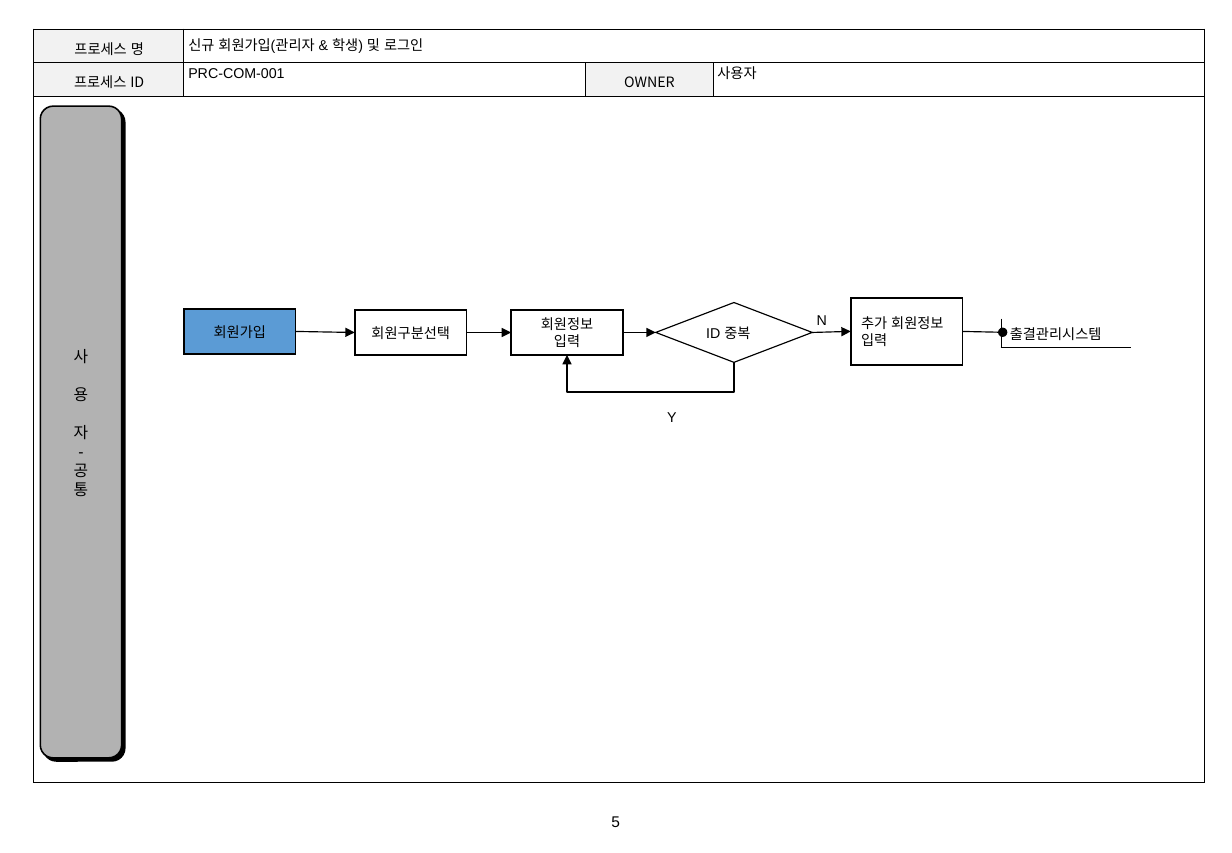
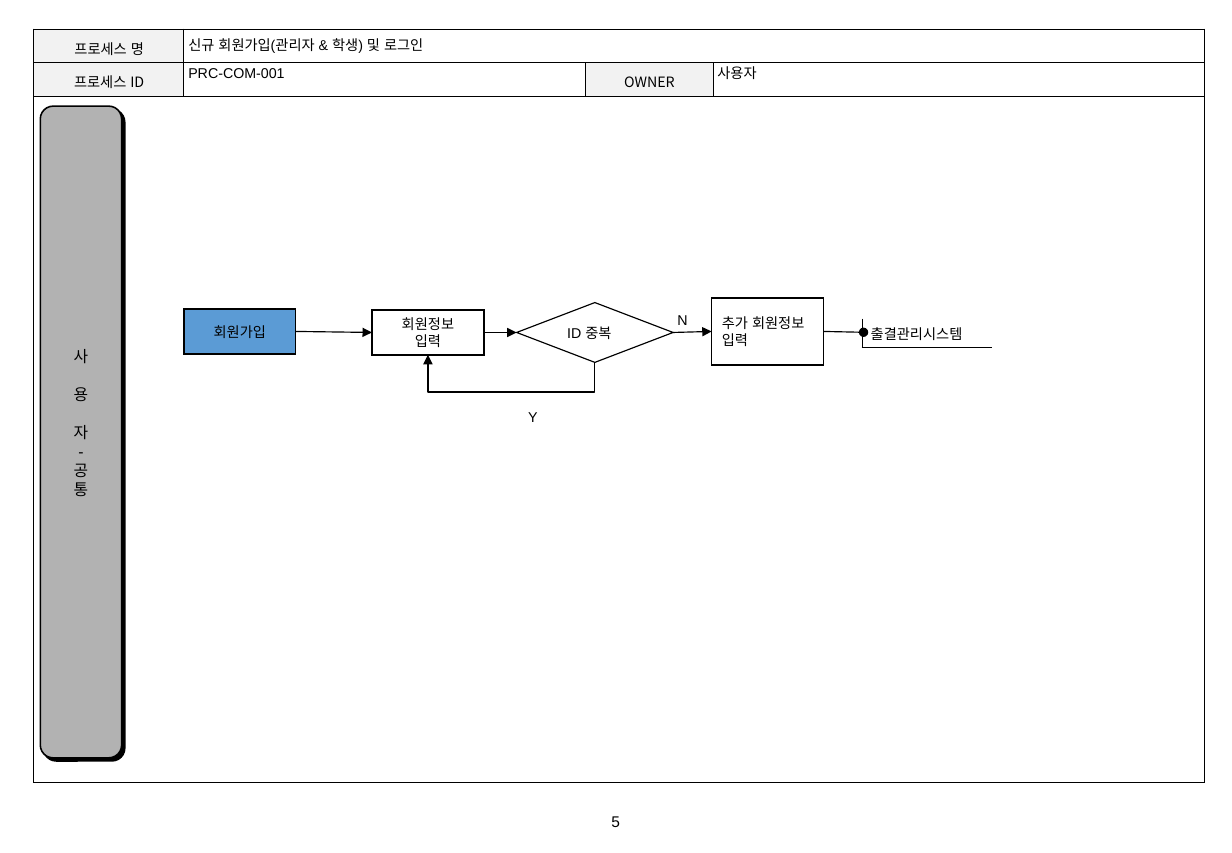
Before and after one commit to lgt9875/Idino-Project, a slide deck: slide 5 of DS01_프로세스정의서_v1.0.pptx. Drawn at 1232x853 pixels with LibreOffice and Linux fonts; fonts in the diff are those of the drawing; background and template pictures are left out. Boxes give left, top, right and bottom in pixels: in the first picture for what was removed or moved away, otherwise in the second. Text is boxed around its words. In the diff, an @@ line names an element or a change of style, - is before the commit and + after.

```diff
--- a/DS01_프로세스정의서_v1.0.pptx
+++ b/DS01_프로세스정의서_v1.0.pptx
@@ rectangle removed at <box>355,311,466,355</box> @@
-회원구분선택
@@ arrow moved from (296, 331) - (355, 332) to (296, 331) - (372, 332) @@
@@ arrow removed from (466, 332) to (511, 332) @@
@@ 3 arrows, 2 rectangles, 2 texts, 1 table, 1 diamond, 1 elbow arrow: place and size @@
-3 arrows, 2 rectangles, 2 texts, 1 table, 1 diamond, 1 elbow arrow at <box>511,298,1131,422</box>
+3 arrows, 2 rectangles, 2 texts, 1 table, 1 diamond, 1 elbow arrow at <box>372,298,992,422</box>
```
Also in this commit, not shown: 3 other slides changed, 26 other files.
